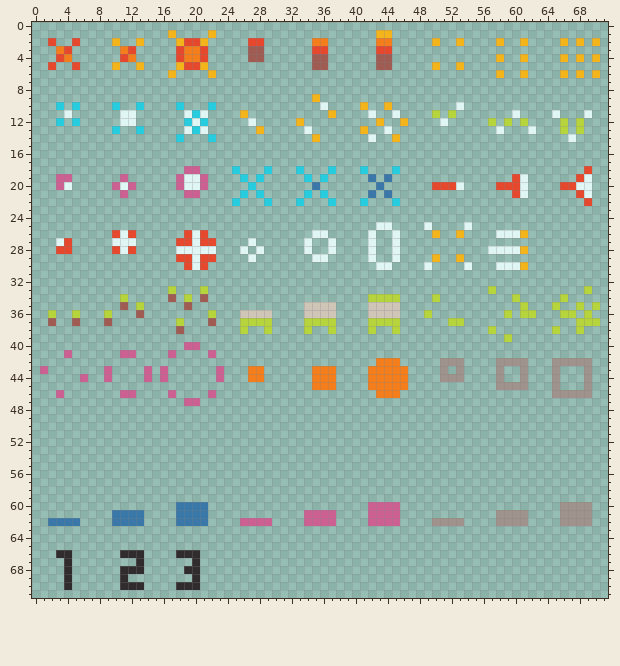
Pixel-art file -- asset_src/graphics/characters/player/spells/spells.ase. Above: the version before the commit.
72x72 pixels, 1 frame.
Once edited:
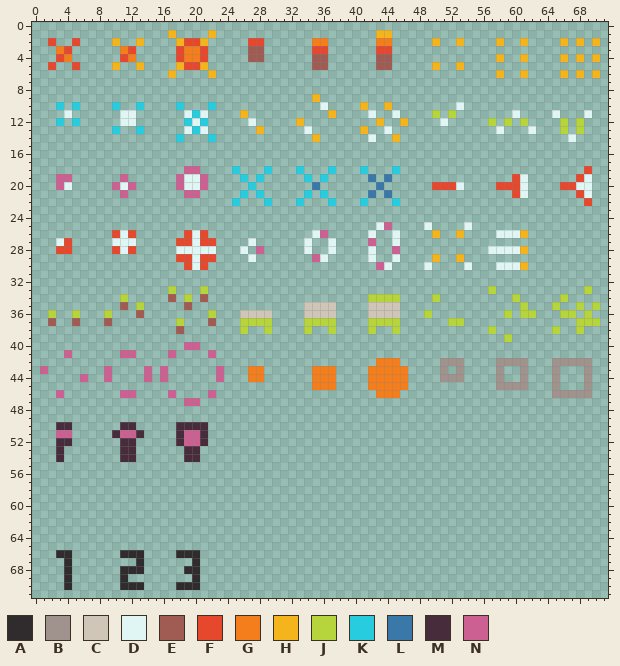
Palette (. is transparent): A #302c2e  B #a0938e  C #cfc6b8  D #dff6f5  E #a05b53  F #e6482e  G #f47e1b  H #f4b41b  J #b6d53c  K #28ccdf  L #3978a8  M #472d3c  N #cd6093
Difference:
Changed rows in their new state; - is an unchanged pixel.
first column x 28:
25 ----------------N-
26 --------N---------
27 --------------N---
28 N----------------N
29 -------N----------
30 ---------------N--
first column x 3:
50 MM------MM-----MMMM
51 NN-----MNNM----MNNM
52 MM------MM-----MNNM
53 M-------MM------MM-
54 M-------MM------MM-
first column x 2:
60 ----------------....--------------------....--------------------....
61 --------....----....------------....----....------------....----....
62 ....----....----....----....----....----....----....----....----....
